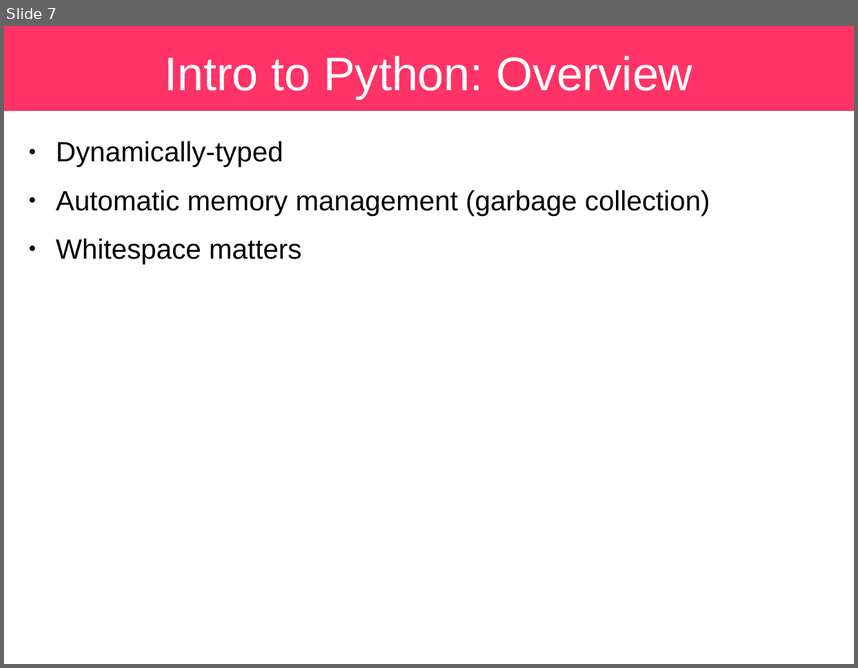
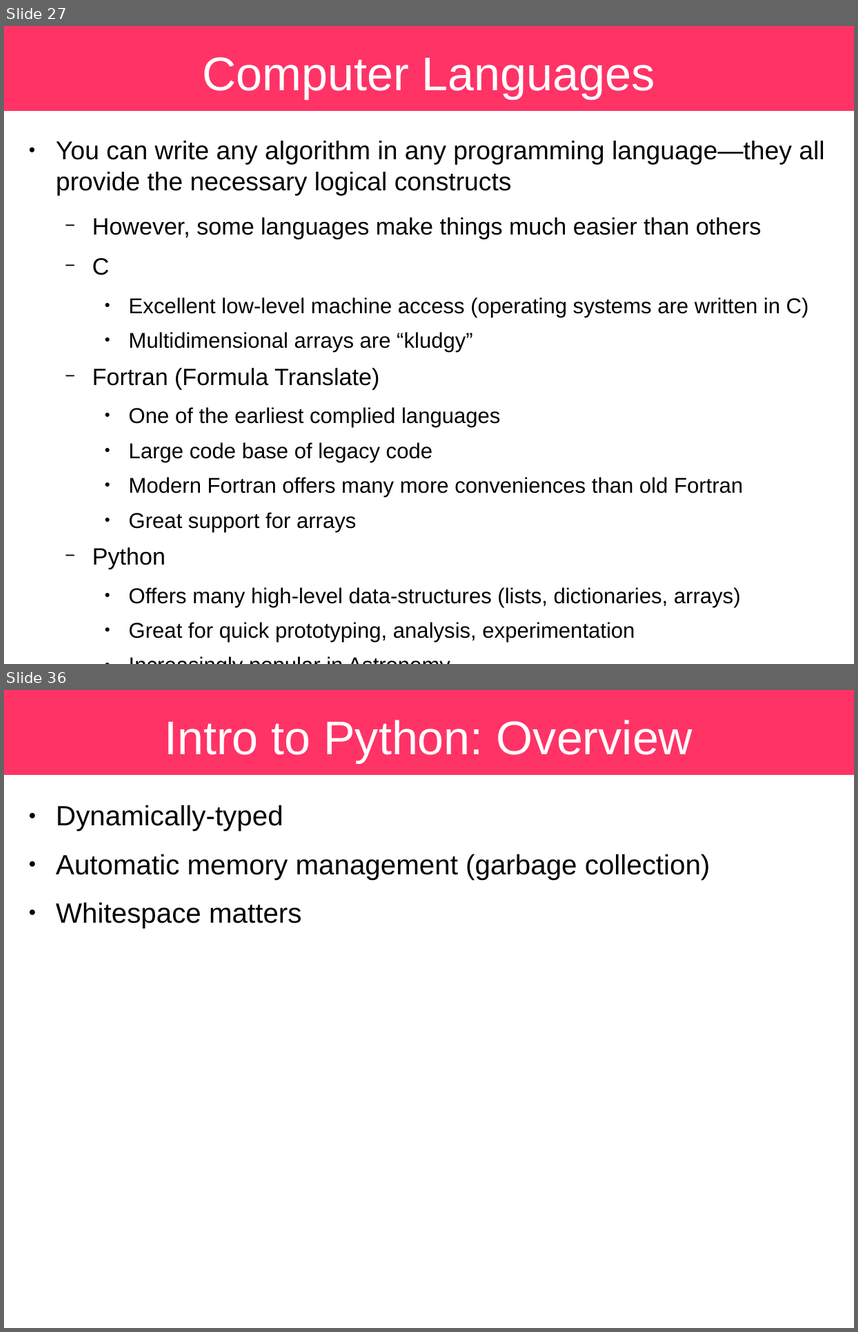
Before and after one commit to sbu-python-class/python-science, a slide deck: lectures/01-python/python.odp. Shown one above the other, each under a label of ours: slide 7 before the commit, slides 27 and 36 after it; the slides between them are not shown. The pictures are 858x668 and 858x1332 pixels, drawn with LibreOffice and Linux fonts; fonts in the diff are those of the drawing. Boxes give left, top, right and bottom in pixels: in the first picture for what was removed or moved away, otherwise in the second. Text is boxed around its words. In the diff, an @@ line names an element or a change of style, - is before the commit and + after.

```diff
--- a/lectures/01-python/python.odp
+++ b/lectures/01-python/python.odp
@@ slide 27 added at (4, 26, 854, 664), background #FFFFFF; not listed: 1 template element that a slide beside it also shows @@
@@ title added at (202, 57, 655, 99), 44 pt, text #FFFFFF @@
+Computer Languages
@@ text added at (56, 141, 824, 641), 20 pt, text #000000 @@
+● You can write any algorithm in any programming language—they all provide the necessary logical constructs
+  − However, some languages make things much easier than others
+  − C
+    ● Excellent low-level machine access (operating systems are written in C)
+    ● Multidimensional arrays are “kludgy”
+  − Fortran (Formula Translate)
+    ● One of the earliest complied languages
+    ● Large code base of legacy code
+    ● Modern Fortran offers many more conveniences than old Fortran
+    ● Great support for arrays
+  − Python
+    ● Offers many high-level data-structures (lists, dictionaries, arrays)
+    ● Great for quick prototyping, analysis, experimentation
+    ● Increasingly popular in Astronomy
@@ what was slide 7 is now slide 36 @@
```
Also in this commit, not shown: 30 other slides added, 12 slides removed, 1 other file.
